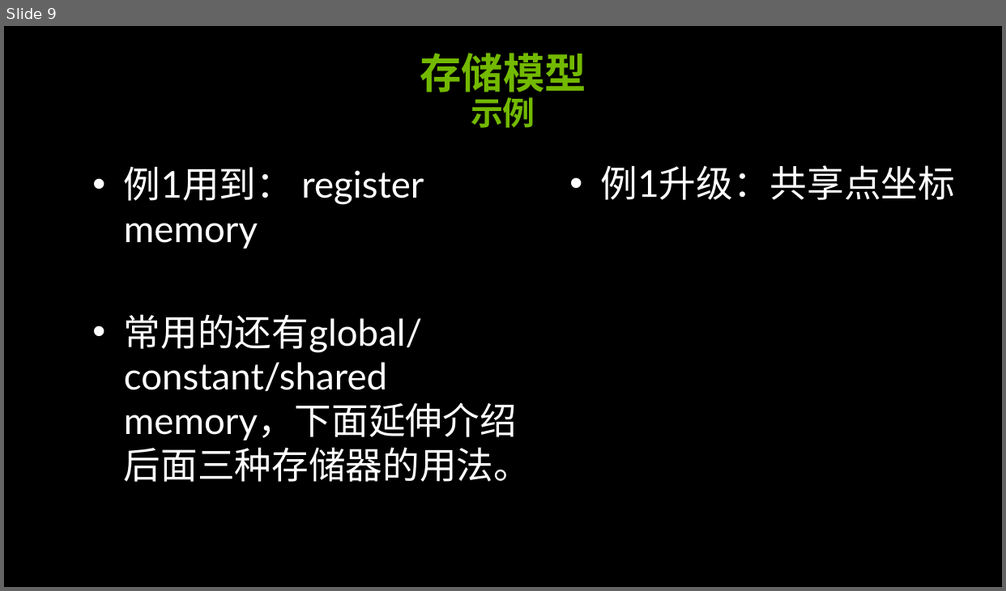
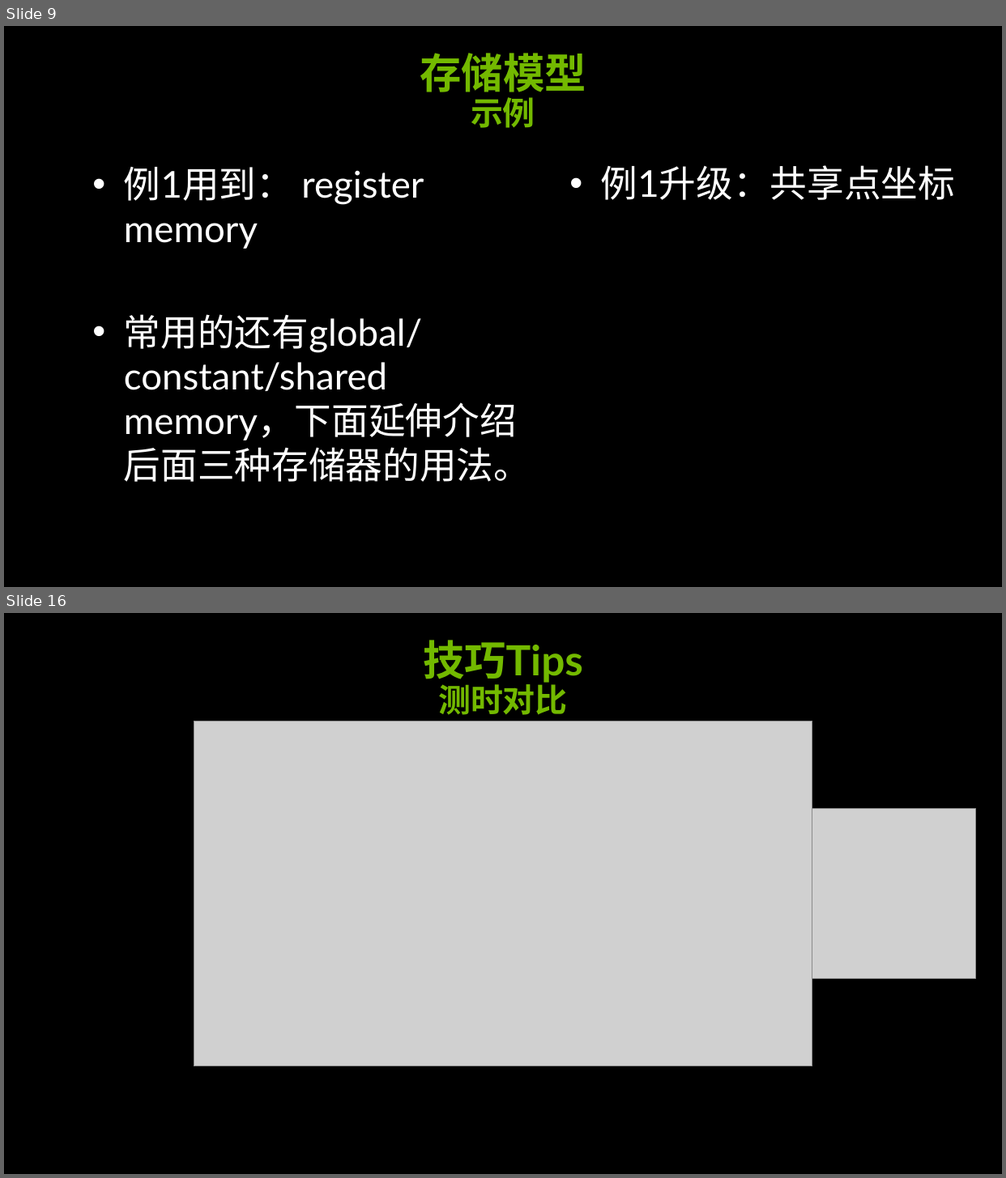
Before and after one commit to soulsheng/CUDA-Practice, a slide deck: doc/cuda_training_day1_pm(20141219Liu).pptx. Shown one above the other, each under a label of ours: slide 9 before the commit, slides 9 and 16 after it; the slides between them are not shown. The pictures are 1006x591 and 1006x1178 pixels, drawn with LibreOffice and Linux fonts; fonts in the diff are those of the drawing; grey boxes stand for pictures; background and template pictures are left out. Boxes give left, top, right and bottom in pixels: in the first picture for what was removed or moved away, otherwise in the second. Text is boxed around its words. In the diff, an @@ line names an element or a change of style, - is before the commit and + after.

```diff
--- a/doc/cuda_training_day1_pm(20141219Liu).pptx
+++ b/doc/cuda_training_day1_pm(20141219Liu).pptx
@@ slide 16 added at box(4, 613, 1002, 1174), background picture (left out) @@
@@ title added at box(423, 640, 583, 722), 36 pt, text #73B900, bold @@
+技巧Tips
+测时对比
@@ picture added at box(194, 721, 812, 1067) @@
@@ picture added at box(812, 808, 976, 978) @@
```
Also in this commit, not shown: 2 slides changed, 6 other slides added, 1 slide removed.
